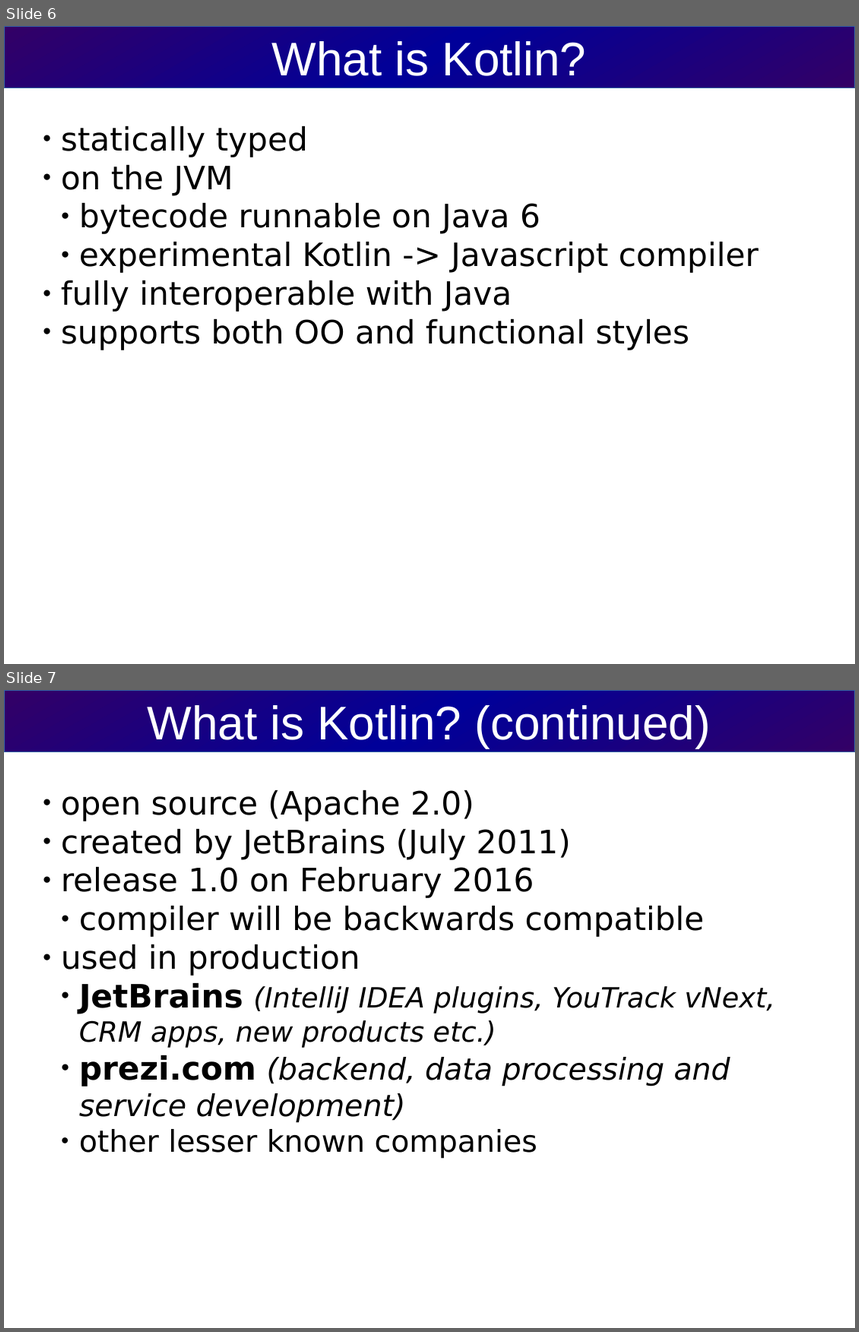
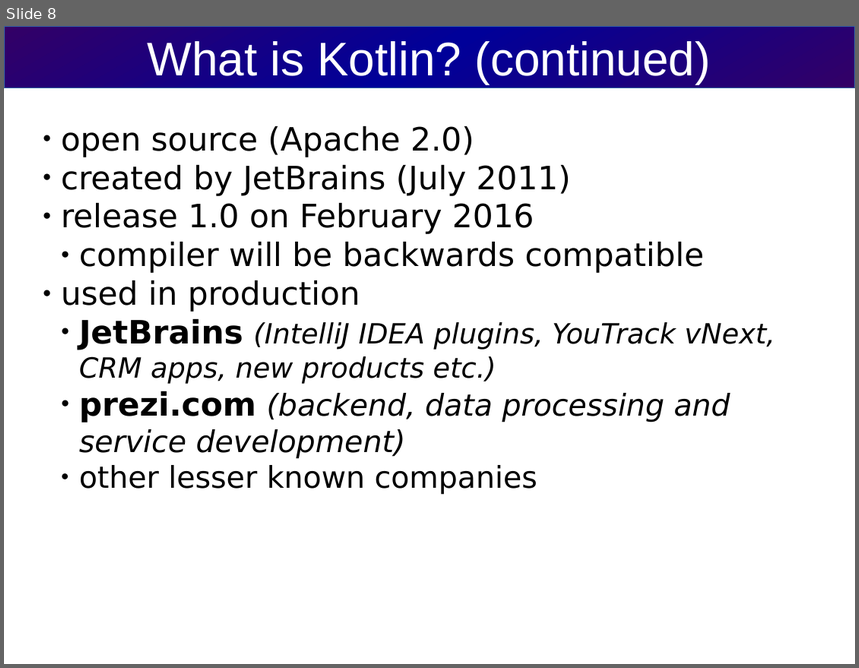
Before and after one commit to cvmocanu/clean-tests-presentation, a slide deck: src/clean-tests-presentation.odp. Shown one above the other, each under a label of ours: slides 6 and 7 before the commit, slide 8 after it. The pictures are 859x1332 and 859x668 pixels, drawn with LibreOffice and Linux fonts; fonts in the diff are those of the drawing. Boxes give left, top, right and bottom in pixels: in the first picture for what was removed or moved away, otherwise in the second. Text is boxed around its words. In the diff, an @@ line names an element or a change of style, - is before the commit and + after.

```diff
--- a/src/clean-tests-presentation.odp
+++ b/src/clean-tests-presentation.odp
@@ slide 6 removed at <box>4,26,855,664</box>, background #FFFFFF @@
@@ title removed at <box>4,26,855,88</box> @@
-What is Kotlin?
@@ subtitle removed at <box>61,126,759,351</box> @@
-● statically typed
-● on the JVM
-  ● bytecode runnable on Java 6
-  ● experimental Kotlin -> Javascript compiler
-● fully interoperable with Java
-● supports both OO and functional styles
@@ what was slide 7 is now slide 8 @@
```
Also in this commit, not shown: 3 slides changed, 4 slides added, 2 other slides removed, 2 other files.
